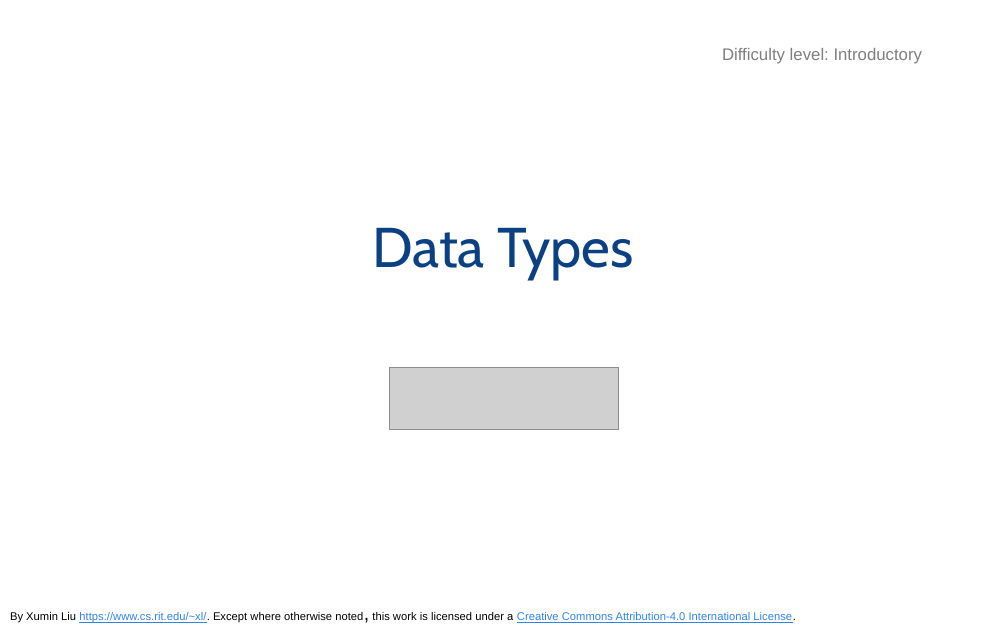
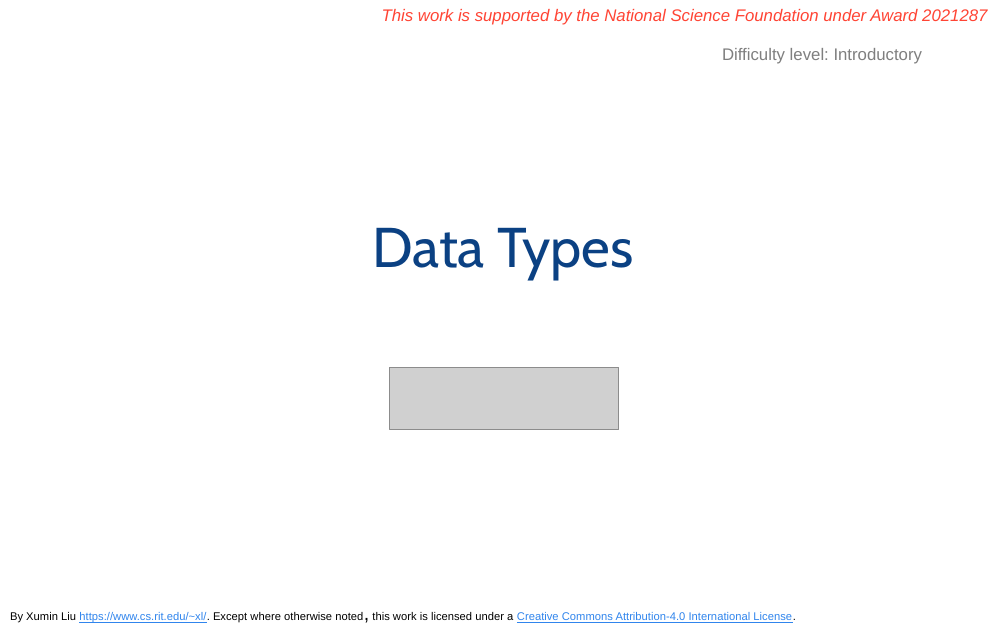
Before and after one commit to odpi/OpenDS4All, a slide deck: slide 1 of opends4all-resources/opends4all-data-and-knowledge-modeling/DATA-TYPES-intro.pptx. Drawn at 1008x630 pixels with LibreOffice and Linux fonts; fonts in the diff are those of the drawing; grey boxes stand for pictures; background and template pictures are left out. Boxes give left, top, right and bottom in pixels: in the first picture for what was removed or moved away, otherwise in the second. Text is boxed around its words. In the diff, an @@ line names an element or a change of style, - is before the commit and + after.

Commit message:
Added NSF grant information
Updated slide deck with NSF grant information

```diff
--- a/opends4all-resources/opends4all-data-and-knowledge-modeling/DATA-TYPES-intro.pptx
+++ b/opends4all-resources/opends4all-data-and-knowledge-modeling/DATA-TYPES-intro.pptx
@@ text added at (x1=382, y1=9, x2=987, y2=25), 12 pt, text #FF4434, italic @@
+This work is supported by the National Science Foundation under Award 2021287
```
